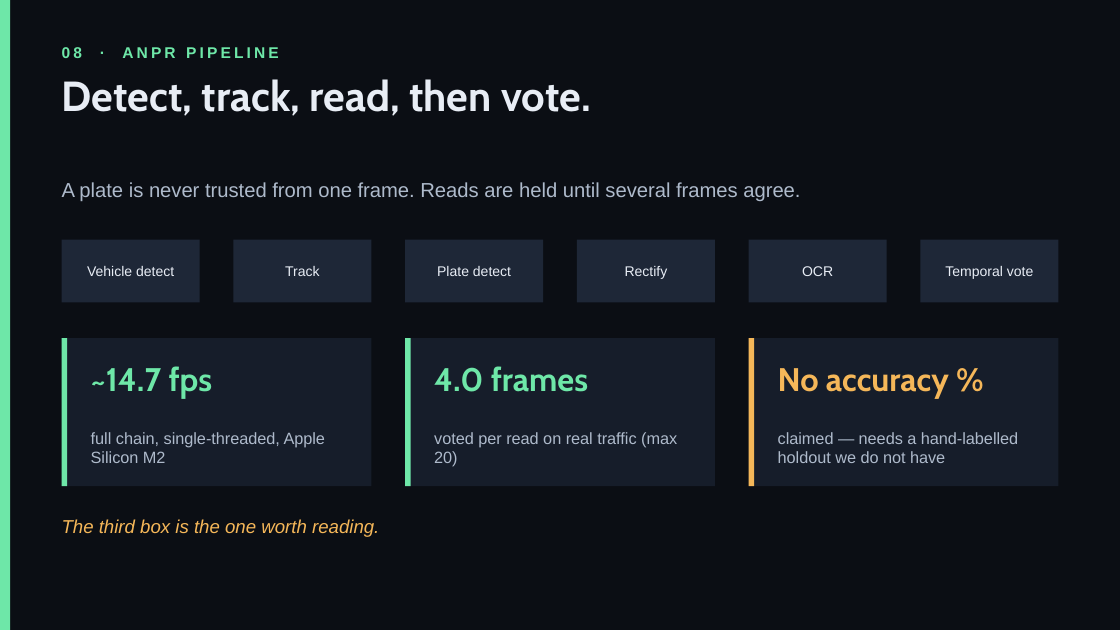
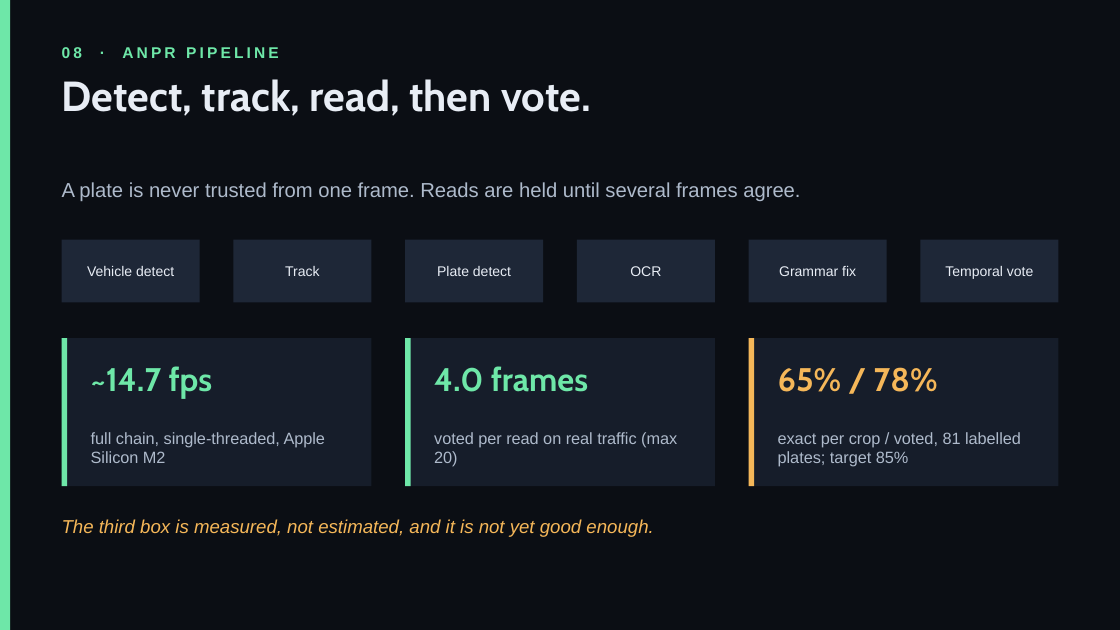
Before and after one commit to parthpatel643/sentinel-hackathon, a slide deck: slide 8 of docs/Sentinel-Platform-Deck.pptx. Drawn at 1120x630 pixels with LibreOffice and Linux fonts; fonts in the diff are those of the drawing. Boxes give left, top, right and bottom in pixels: in the first picture for what was removed or moved away, otherwise in the second. Text is boxed around its words. In the diff, an @@ line names an element or a change of style, - is before the commit and + after.

```diff
--- a/docs/Sentinel-Platform-Deck.pptx
+++ b/docs/Sentinel-Platform-Deck.pptx
@@ text at <box>630,266,661,276</box>: text changed @@
-Rectify
+OCR
@@ text at <box>779,266,856,276</box>: text changed @@
-OCR
+Grammar fix
@@ text at <box>778,367,938,392</box>: text changed @@
-No accuracy %
+65% / 78%
@@ text at <box>778,432,1021,467</box>: text changed @@
-claimed — needs a hand-labelled holdout we do not have
+exact per crop / voted, 81 labelled plates; target 85%
@@ text at <box>62,519,653,537</box>: text changed @@
-The third box is the one worth reading.
+The third box is measured, not estimated, and it is not yet good enough.
```
Also in this commit, not shown: 2 other slides changed, 4 other files.
